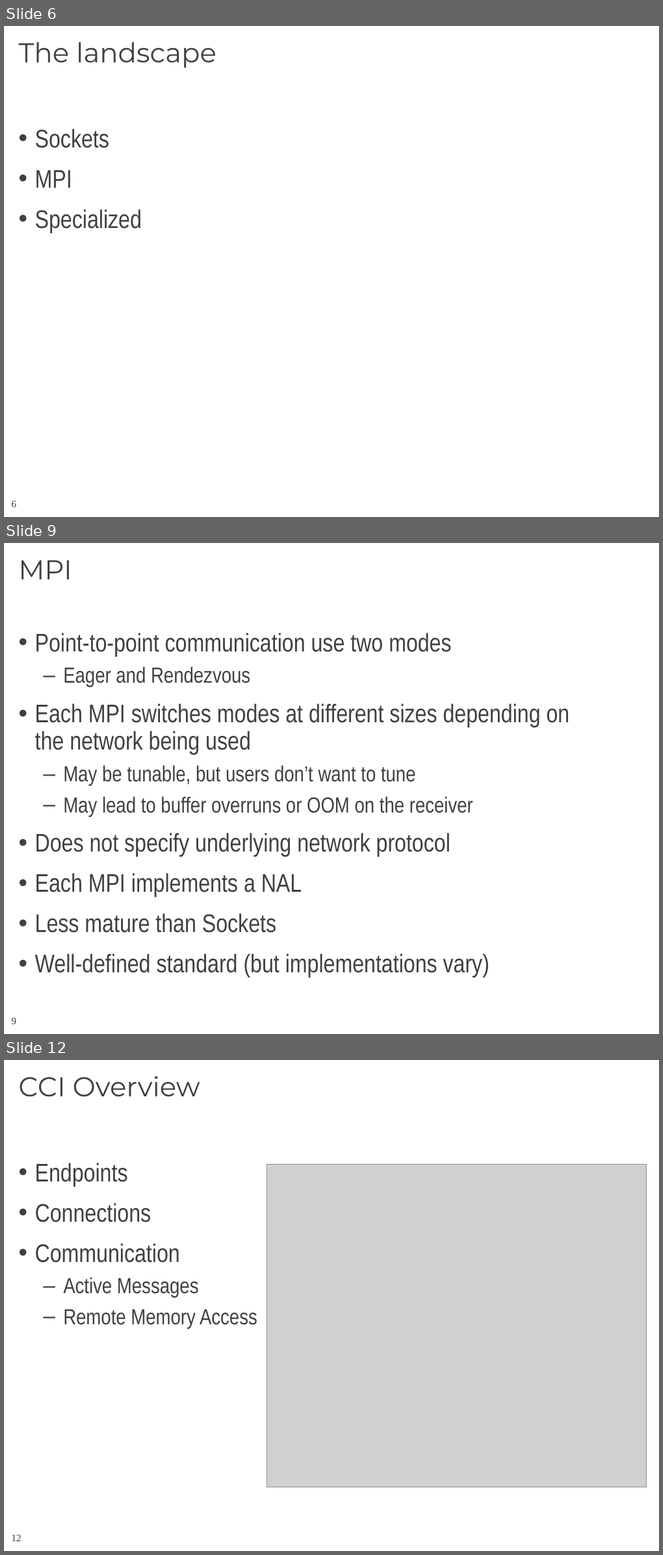
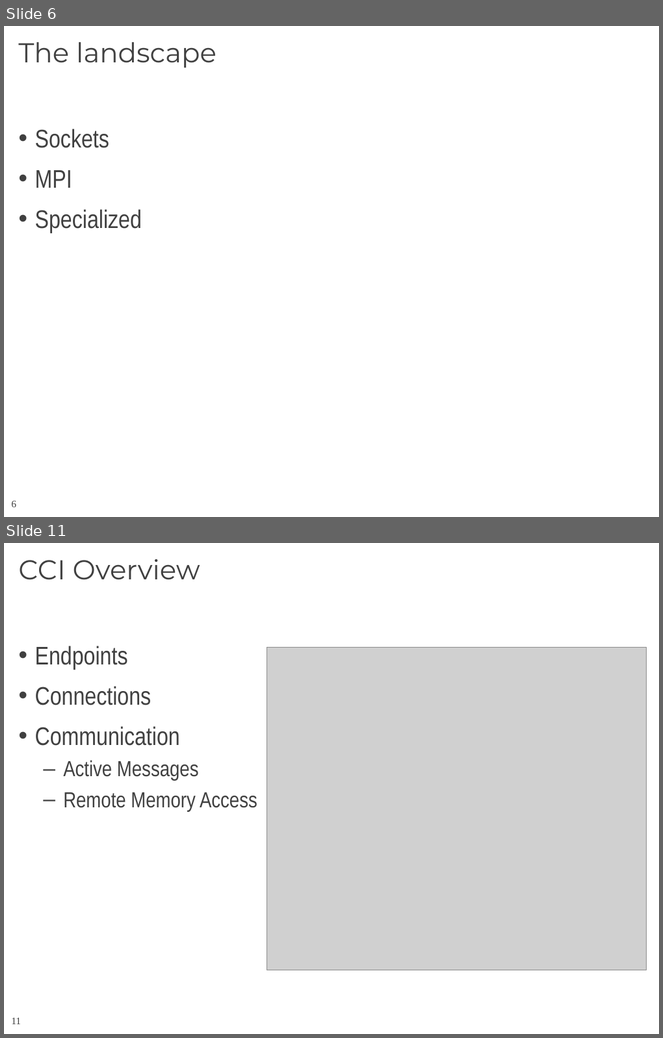
Before and after one commit to CCI/pub, a slide deck: slides/HotI-2011/2011-HotI-CCI-OLCF.pptx. Shown one above the other, each under a label of ours: slides 6, 9 and 12 before the commit, slides 6 and 11 after it; the slides between them are not shown. The pictures are 663x1555 and 663x1038 pixels, drawn with LibreOffice and Linux fonts; fonts in the diff are those of the drawing; grey boxes stand for pictures; background and template pictures are left out. Boxes give left, top, right and bottom in pixels: in the first picture for what was removed or moved away, otherwise in the second. Text is boxed around its words. In the diff, an @@ line names an element or a change of style, - is before the commit and + after.

```diff
--- a/slides/HotI-2011/2011-HotI-CCI-OLCF.pptx
+++ b/slides/HotI-2011/2011-HotI-CCI-OLCF.pptx
@@ slide 9 removed at (x1=4, y1=543, x2=659, y2=1034), background #FFFFFF; not listed: 1 template element that a slide beside it also shows @@
@@ title removed at (x1=18, y1=560, x2=72, y2=579) @@
-MPI
@@ text removed at (x1=35, y1=633, x2=570, y2=978) @@
-• Point-to-point communication use two modes
-  – Eager and Rendezvous
-• Each MPI switches modes at different sizes depending on the network being used
-  – May be tunable, but users don’t want to tune
-  – May lead to buffer overruns or OOM on the receiver
-• Does not specify underlying network protocol
-• Each MPI implements a NAL
-• Less mature than Sockets
-• Well-defined standard (but implementations vary)
@@ what was slide 12 is now slide 11 @@
@@ page number at (x1=11, y1=1018, x2=21, y2=1025): text changed @@
-12
+11
```
Also in this commit, not shown: 6 slides changed, 3 slides added, 3 other slides removed.
